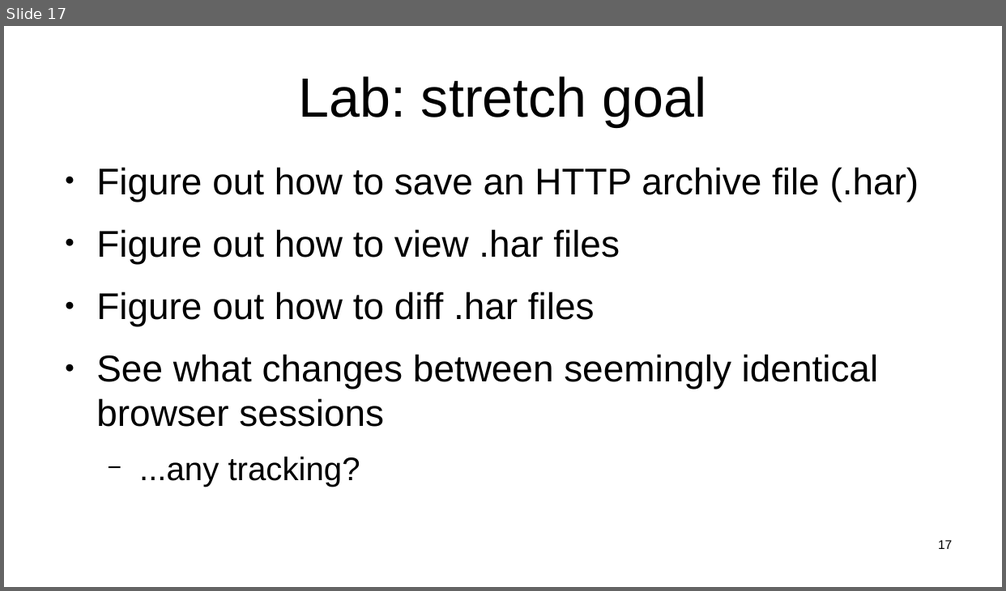
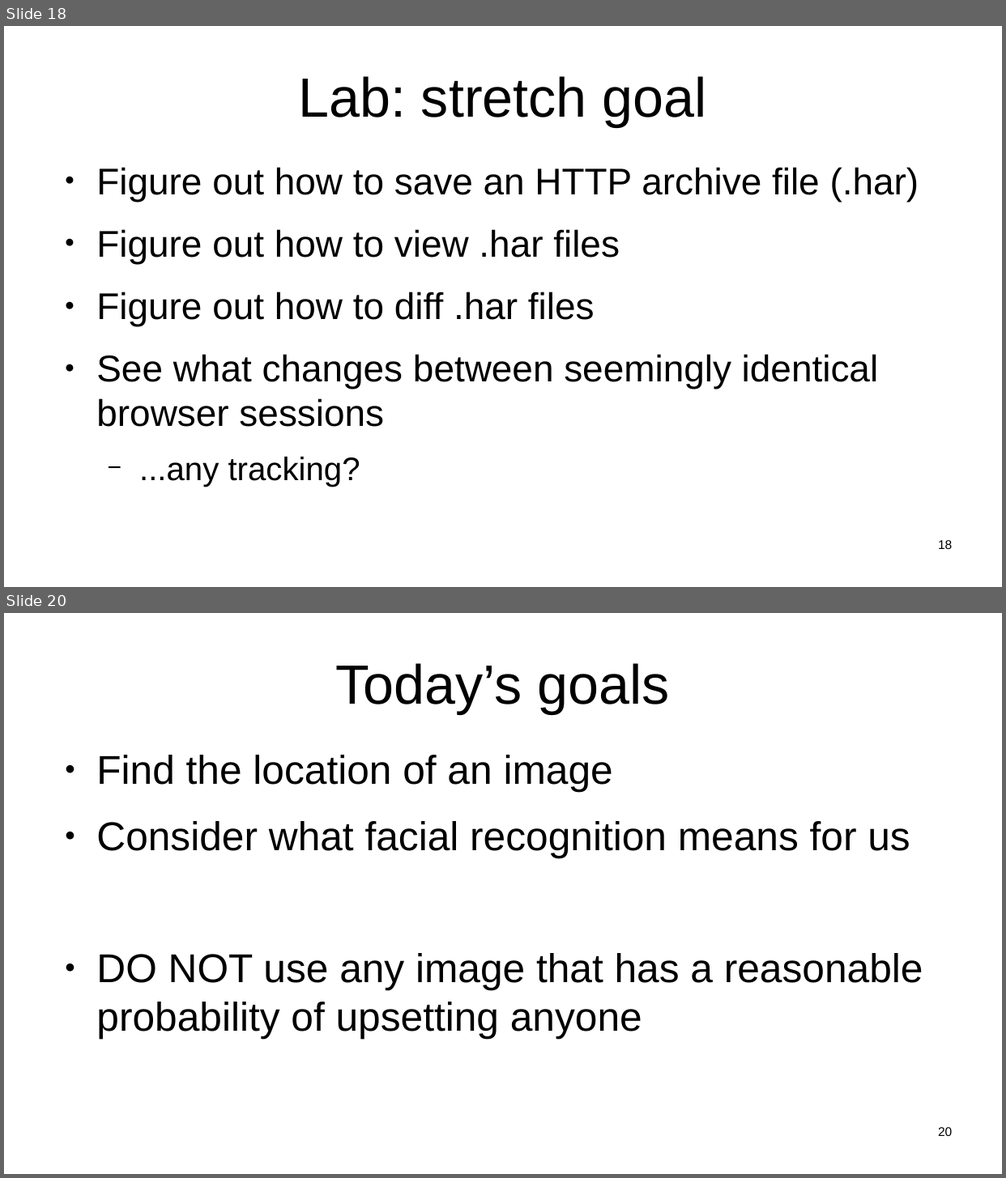
Before and after one commit to sftcd/witidtm, a slide deck: lectures/2021-2022/labs.odp. Shown one above the other, each under a label of ours: slide 17 before the commit, slides 18 and 20 after it; the slides between them are not shown. The pictures are 1006x591 and 1006x1178 pixels, drawn with LibreOffice and Linux fonts; fonts in the diff are those of the drawing. Boxes give left, top, right and bottom in pixels: in the first picture for what was removed or moved away, otherwise in the second. Text is boxed around its words. In the diff, an @@ line names an element or a change of style, - is before the commit and + after.

```diff
--- a/lectures/2021-2022/labs.odp
+++ b/lectures/2021-2022/labs.odp
@@ slide 20 added at (4, 613, 1002, 1174), background #FFFFFF @@
@@ title added at (335, 663, 670, 714), 44 pt, text #000000 @@
+Today’s goals
@@ text added at (96, 755, 923, 1038), 32 pt, text #000000 @@
+● Find the location of an image
+● Consider what facial recognition means for us
+● DO NOT use any image that has a reasonable probability of upsetting anyone
@@ page number added at (938, 1127, 952, 1136), 10 pt, text #000000 @@
+20
@@ what was slide 17 is now slide 18 @@
@@ page number at (938, 540, 952, 549): text changed @@
-17
+18
```
Also in this commit, not shown: 1 slide changed, 10 other slides added, 3 other files.
